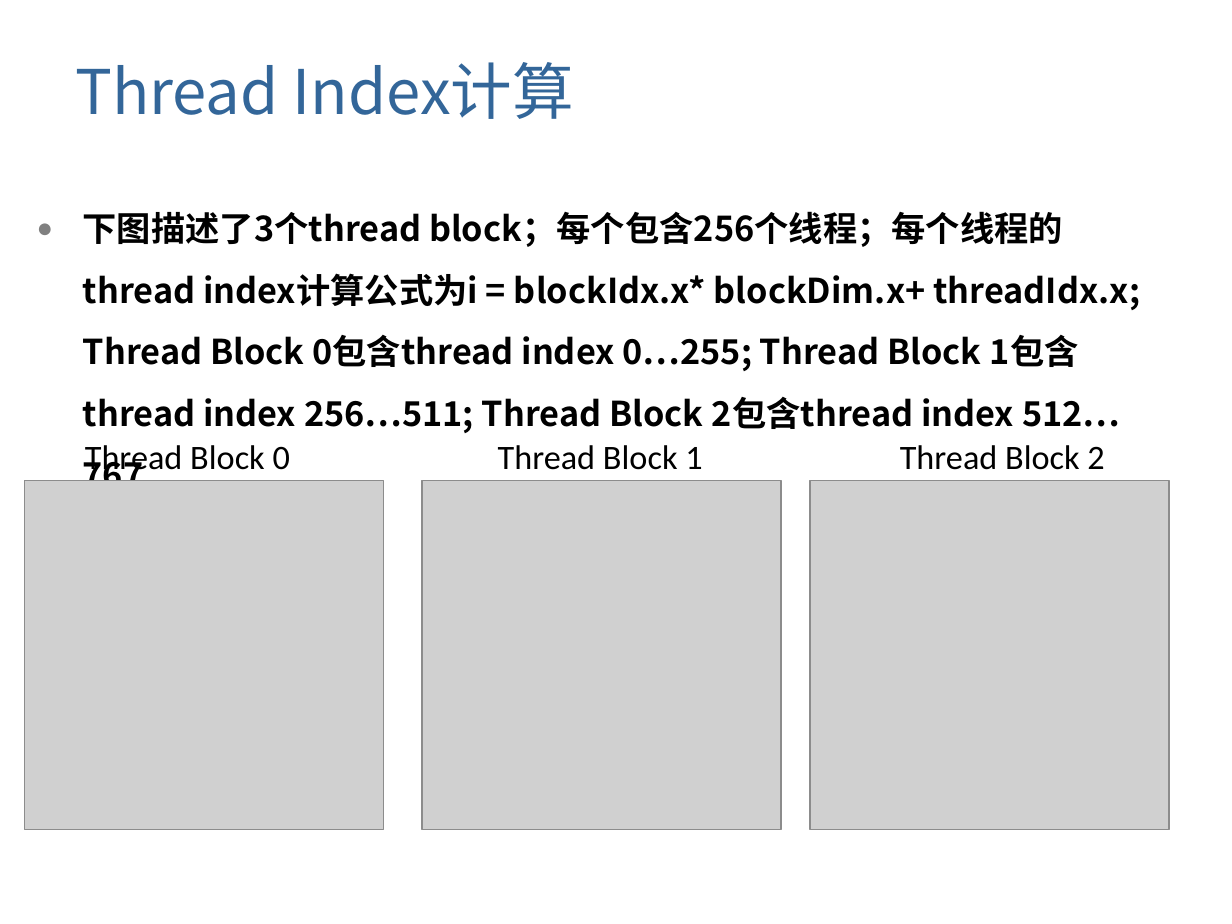
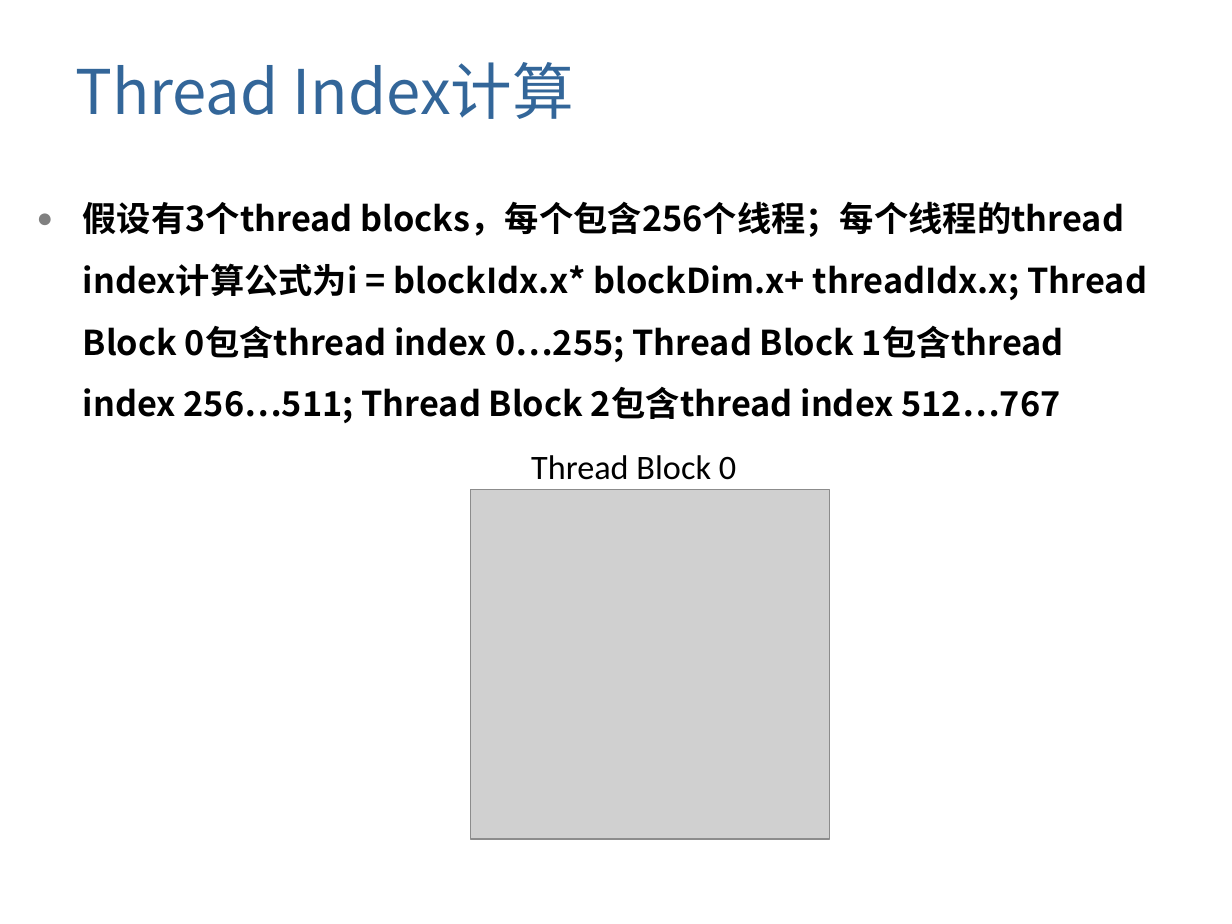
Before and after one commit to gulaoshi/gu.github.io, a slide deck: slide 20 of AdvOS/PPT+papers/L04-GPU.pptx. Drawn at 1232x924 pixels with LibreOffice and Linux fonts; fonts in the diff are those of the drawing; grey boxes stand for pictures; background and template pictures are left out. Boxes give left, top, right and bottom in pixels: in the first picture for what was removed or moved away, otherwise in the second. Text is boxed around its words. In the diff, an @@ line names an element or a change of style, - is before the commit and + after.

```diff
--- a/AdvOS/PPT+papers/L04-GPU.pptx
+++ b/AdvOS/PPT+papers/L04-GPU.pptx
@@ text at [83,201,1147,423]: text changed @@
-● 下图描述了3个thread block；每个包含256个线程；每个线程的thread index计算公式为i = blockIdx.x* blockDim.x+ threadIdx.x; Thread Block 0包含thread index 0…255; Thread Block 1包含thread index 256…511; Thread Block 2包含thread index 512…767
+● 假设有3个thread blocks，每个包含256个线程；每个线程的thread index计算公式为i = blockIdx.x* blockDim.x+ threadIdx.x; Thread Block 0包含thread index 0…255; Thread Block 1包含thread index 256…511; Thread Block 2包含thread index 512…767
@@ text removed at [498,445,702,470] @@
-Thread Block 1
@@ text "Thread Block 0" rewrapped from [85,445,290,478] to [531,455,736,480] @@
@@ text removed at [900,445,1104,470] @@
-Thread Block 2
@@ picture removed at [423,480,781,829] @@
@@ picture: place and size @@
-picture at [25,480,383,829]
+picture at [471,490,829,839]
@@ picture removed at [809,480,1168,829] @@
```
Also in this commit, not shown: 8 other slides changed.
